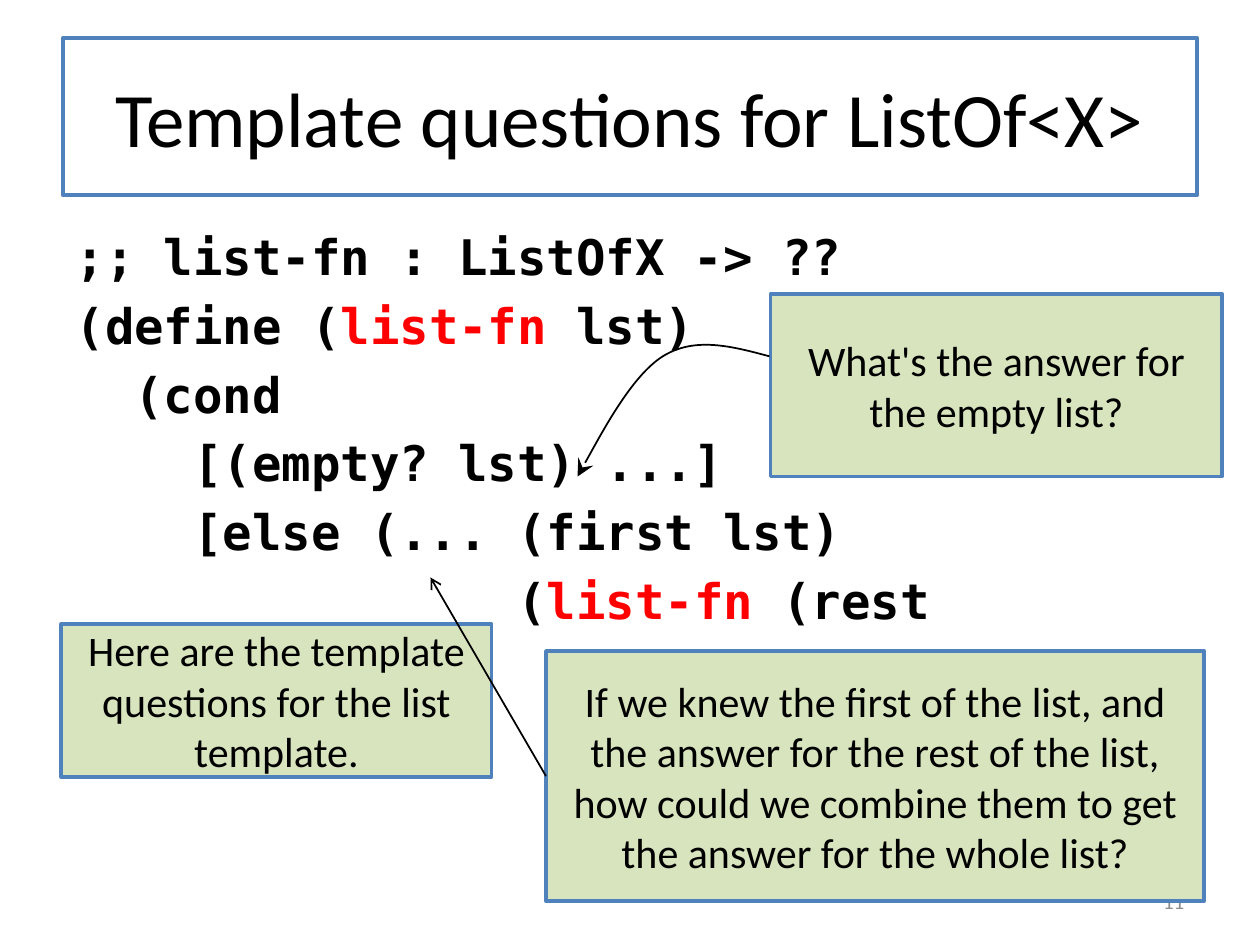
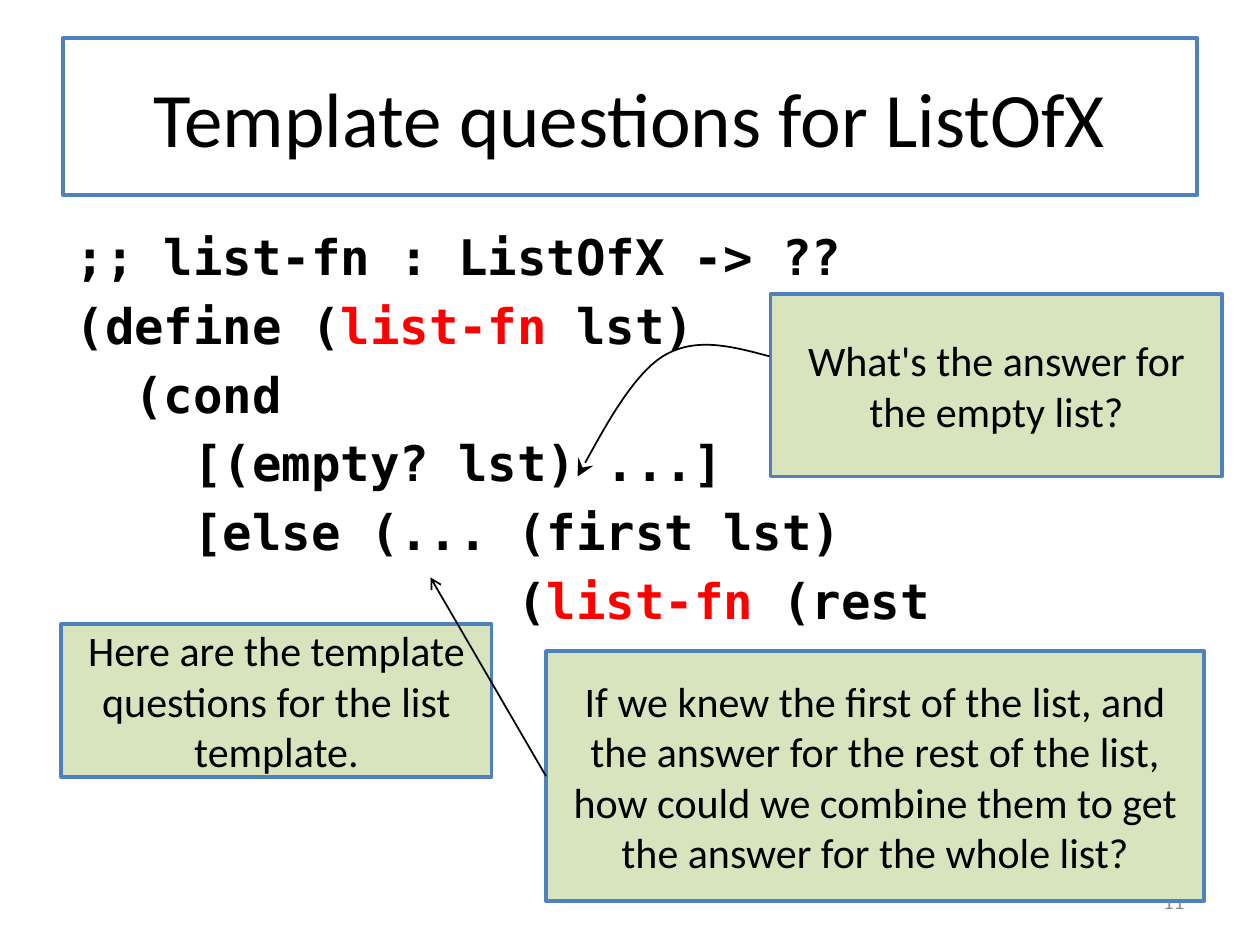
Before and after one commit to mwand/cs5010f16, a slide deck: slide 11 of Slides/Lesson 4.2 Using the List Template.pptx. Drawn at 1260x945 pixels with LibreOffice and Linux fonts; fonts in the diff are those of the drawing. Boxes give left, top, right and bottom in pixels: in the first picture for what was removed or moved away, otherwise in the second. Text is boxed around its words. In the diff, an @@ line names an element or a change of style, - is before the commit and + after.

```diff
--- a/Slides/Lesson 4.2 Using the List Template.pptx
+++ b/Slides/Lesson 4.2 Using the List Template.pptx
@@ title at box(154, 93, 1104, 160): text changed @@
-Template questions for ListOf<X>
+Template questions for ListOfX
```
Also in this commit, not shown: 1 other file.
